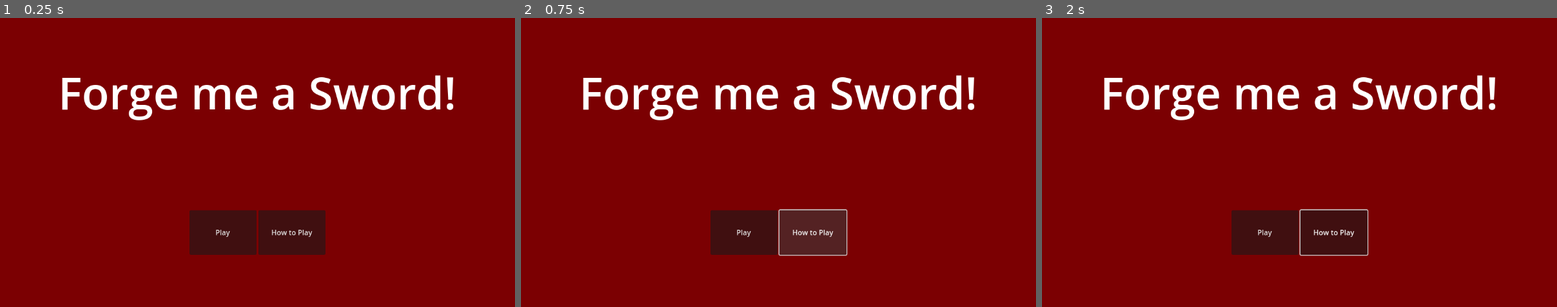
Above: before the commit, frames 1-3 (left to right).
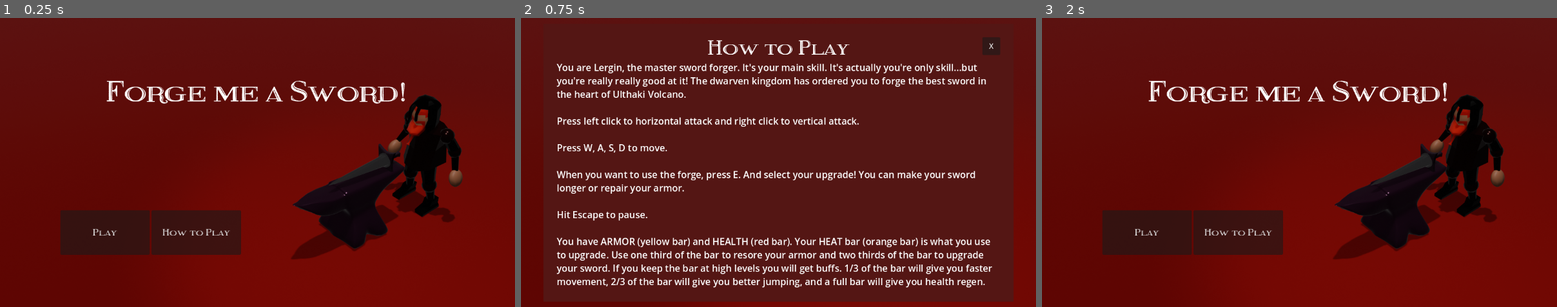
Above: after the commit, the same moments.

Repository: Amandella27/Godot-game-jam-68-forge
Game: Godot game, scene res://Scenes/title_screen.tscn
Two runs of this game, one before a commit and one after it. Both use one fixed random seed, a clock stepped at 60 frames per second and the inputs below. Sound files missing from this copy of the repository are replaced by a short silence.
Inputs (mouse positions are in pixels of both pictures, inside the frame that each line leads up to):
- Up to frame 1 (0.25 s): no input
- Up to frame 2 (0.75 s): click "How to Play" at 0.5 s
- Up to frame 3 (2 s): click (1510, 46) at 1.25 s, where only the run after the commit has a clickable "X"

The runs differ from the first frame. In frame 1, 66% of the frame differs, in the area x 0-100%, y 0-100%; in frame 2, 93%; in frame 3, 66%.

Commit message:
Added title screen image and how to play

Diff:
--- a/Scenes/player.tscn
+++ b/Scenes/player.tscn
@@ -796,16 +796,16 @@
 transform = Transform3D(-1, 0, -8.74228e-08, 0, 1, 0, 8.74228e-08, 0, -1, 0, 0, 0)
 bones/0/rotation = Quaternion(-0.248614, 0.0140236, 0.0294315, 0.968054)
 bones/0/scale = Vector3(1, 1, 1)
-bones/1/position = Vector3(0.0151721, 0.362621, 0.00379025)
+bones/1/position = Vector3(0.0145979, 0.352579, -0.0017458)
 bones/1/rotation = Quaternion(0.286625, -0.0153368, -0.0281841, 0.957505)
-bones/2/rotation = Quaternion(0.056075, -7.554e-05, -0.000686422, 0.998426)
+bones/2/rotation = Quaternion(0.0657104, -8.2163e-05, -0.000685661, 0.997838)
 bones/2/scale = Vector3(1, 1, 1)
-bones/3/rotation = Quaternion(-0.0633599, -0.188993, 0.956843, -0.211467)
+bones/3/rotation = Quaternion(-0.0662102, -0.188511, 0.956698, -0.21168)
 bones/3/scale = Vector3(1, 1, 1)
-bones/4/rotation = Quaternion(0.356038, 0.00703145, 0.0351026, 0.933785)
-bones/6/rotation = Quaternion(0.0817263, -0.0998262, 0.966181, 0.223272)
+bones/4/rotation = Quaternion(0.353955, 0.00703749, 0.0348971, 0.934585)
+bones/6/rotation = Quaternion(0.0843361, -0.0991752, 0.965966, 0.22352)
 bones/6/scale = Vector3(1, 1, 1)
-bones/7/rotation = Quaternion(0.303617, -0.0071706, -0.0299348, 0.952297)
+bones/7/rotation = Quaternion(0.301118, -0.00717664, -0.0296884, 0.953098)
 bones/8/scale = Vector3(1, 1, 1)
 bones/9/rotation = Quaternion(-0.0589997, -0.194581, 0.977326, -0.0590795)
 bones/10/rotation = Quaternion(-0.204241, 0.00415017, -0.0750367, 0.976032)
@@ -813,24 +813,21 @@
 bones/11/scale = Vector3(1, 1, 1)
 bones/12/scale = Vector3(1, 1, 1)
 bones/13/rotation = Quaternion(-0.136175, -0.00420675, 0.0500295, 0.989412)
-bones/13/scale = Vector3(1, 1, 1)
 bones/14/rotation = Quaternion(0.731685, 0.00250492, -0.0255557, 0.681159)
 bones/15/rotation = Quaternion(-0.0168485, 0.563089, 0.825436, -0.0360752)
 bones/15/scale = Vector3(1, 1, 0.999999)
-bones/16/position = Vector3(0.793629, 0.10286, -0.148919)
+bones/16/position = Vector3(0.793629, 0.090461, -0.148919)
 bones/17/rotation = Quaternion(-0.143178, 0.692459, -0.692459, 0.143178)
 bones/18/rotation = Quaternion(-0.0617429, 0.704406, 0.704406, -0.0617429)
-bones/18/scale = Vector3(1, 1, 1)
 bones/19/rotation = Quaternion(0.0434195, 0.621766, 0.78089, 0.041633)
 bones/19/scale = Vector3(1, 1, 1.00001)
-bones/20/position = Vector3(-0.802886, 0.0864408, -0.0350145)
+bones/20/position = Vector3(-0.802886, 0.0740414, -0.0350145)
 bones/20/rotation = Quaternion(0.167142, 0.687069, -0.687069, -0.167142)
 bones/21/rotation = Quaternion(0.143178, 0.692459, -0.692459, -0.143178)
 bones/22/rotation = Quaternion(0.0617429, 0.704406, 0.704406, 0.0617429)
-bones/22/scale = Vector3(1, 1, 1)
 
 [node name="BoneAttachment3D" type="BoneAttachment3D" parent="dwarf/Armature/Skeleton3D" index="1"]
-transform = Transform3D(-0.97233, -0.151518, -0.177809, 0.0370327, -0.851483, 0.523073, -0.230656, 0.502015, 0.833534, -0.802887, 0.086318, -0.0350144)
+transform = Transform3D(-0.973045, -0.150199, -0.174998, 0.038394, -0.853744, 0.519276, -0.227398, 0.498559, 0.836498, -0.802886, 0.0740407, -0.0350145)
 bone_name = "Hand.r"
 bone_idx = 8
 
--- a/Scenes/title_screen.tscn
+++ b/Scenes/title_screen.tscn
@@ -1,6 +1,8 @@
-[gd_scene load_steps=2 format=3 uid="uid://cu5bml37ggq8c"]
+[gd_scene load_steps=4 format=3 uid="uid://cu5bml37ggq8c"]
 
 [ext_resource type="Script" path="res://Scripts/title_screen.gd" id="1_0t8l7"]
+[ext_resource type="Texture2D" uid="uid://drdpqdehmt2ru" path="res://Assets/titleimage.png" id="2_xeqdt"]
+[ext_resource type="FontFile" uid="uid://3v73fhbabj22" path="res://Assets/Fonts/Fine Blackboard.ttf" id="3_qc2e1"]
 
 [node name="TitleScreen" type="Control"]
 layout_mode = 3
@@ -11,14 +13,15 @@
 grow_vertical = 2
 script = ExtResource("1_0t8l7")
 
-[node name="ColorRect" type="ColorRect" parent="."]
+[node name="ColorRect" type="TextureRect" parent="."]
 layout_mode = 1
 anchors_preset = 15
 anchor_right = 1.0
 anchor_bottom = 1.0
 grow_horizontal = 2
 grow_vertical = 2
-color = Color(0.482353, 0, 0.00784314, 1)
+texture = ExtResource("2_xeqdt")
+expand_mode = 3
 
 [node name="MarginContainer" type="MarginContainer" parent="ColorRect"]
 layout_mode = 1
@@ -38,7 +41,8 @@
 [node name="Label" type="Label" parent="ColorRect/MarginContainer/VBoxContainer"]
 layout_mode = 2
 size_flags_vertical = 3
-theme_override_font_sizes/font_size = 100
+theme_override_fonts/font = ExtResource("3_qc2e1")
+theme_override_font_sizes/font_size = 65
 text = "Forge me a Sword!"
 horizontal_alignment = 1
 vertical_alignment = 1
@@ -48,19 +52,99 @@
 size_flags_vertical = 3
 alignment = 1
 
+[node name="HBoxContainer3" type="HBoxContainer" parent="ColorRect/MarginContainer/VBoxContainer/HBoxContainer"]
+layout_mode = 2
+size_flags_horizontal = 3
+size_flags_vertical = 3
+size_flags_stretch_ratio = 0.2
+alignment = 1
+
 [node name="PlayButton" type="Button" parent="ColorRect/MarginContainer/VBoxContainer/HBoxContainer"]
 unique_name_in_owner = true
-custom_minimum_size = Vector2(150, 100)
+custom_minimum_size = Vector2(200, 100)
 layout_mode = 2
 size_flags_vertical = 4
+theme_override_fonts/font = ExtResource("3_qc2e1")
+theme_override_font_sizes/font_size = 22
 text = "Play"
 
 [node name="HowToPlayButton" type="Button" parent="ColorRect/MarginContainer/VBoxContainer/HBoxContainer"]
 unique_name_in_owner = true
-custom_minimum_size = Vector2(150, 100)
+custom_minimum_size = Vector2(200, 100)
 layout_mode = 2
 size_flags_vertical = 4
+theme_override_fonts/font = ExtResource("3_qc2e1")
+theme_override_font_sizes/font_size = 22
 text = "How to Play"
+
+[node name="HBoxContainer2" type="HBoxContainer" parent="ColorRect/MarginContainer/VBoxContainer/HBoxContainer"]
+layout_mode = 2
+size_flags_horizontal = 3
+size_flags_vertical = 3
+alignment = 1
+
+[node name="How to Play" type="MarginContainer" parent="."]
+unique_name_in_owner = true
+visible = false
+layout_mode = 1
+anchors_preset = 15
+anchor_right = 1.0
+anchor_bottom = 1.0
+grow_horizontal = 2
+grow_vertical = 2
+mouse_filter = 2
+theme_override_constants/margin_left = 50
+theme_override_constants/margin_top = 50
+theme_override_constants/margin_right = 50
+theme_override_constants/margin_bottom = 50
+
+[node name="ColorRect" type="ColorRect" parent="How to Play"]
+layout_mode = 2
+mouse_filter = 2
+color = Color(0.329412, 0.0862745, 0.0784314, 1)
+
+[node name="MarginContainer" type="MarginContainer" parent="How to Play"]
+layout_mode = 2
+mouse_filter = 2
+theme_override_constants/margin_left = 30
+theme_override_constants/margin_top = 30
+theme_override_constants/margin_right = 30
+theme_override_constants/margin_bottom = 30
+
+[node name="X How to Play" type="Button" parent="How to Play/MarginContainer"]
+custom_minimum_size = Vector2(40, 40)
+layout_mode = 2
+size_flags_horizontal = 8
+size_flags_vertical = 0
+text = "X"
+
+[node name="VBoxContainer" type="VBoxContainer" parent="How to Play/MarginContainer"]
+layout_mode = 2
+mouse_filter = 2
+
+[node name="Label" type="Label" parent="How to Play/MarginContainer/VBoxContainer"]
+layout_mode = 2
+theme_override_fonts/font = ExtResource("3_qc2e1")
+theme_override_font_sizes/font_size = 46
+text = "How to Play"
+horizontal_alignment = 1
+
+[node name="RichTextLabel" type="RichTextLabel" parent="How to Play/MarginContainer/VBoxContainer"]
+layout_mode = 2
+theme_override_font_sizes/normal_font_size = 21
+text = "You are Lergin, the master sword forger. It's your main skill. It's actually you're only skill...but you're really really good at it! The dwarven kingdom has ordered you to forge the best sword in the heart of Ulthaki Volcano.
+
+Press left click to horizontal attack and right click to vertical attack.
+
+Press W, A, S, D to move.
+
+When you want to use the forge, press E. And select your upgrade! You can make your sword longer or repair your armor.
+
+Hit Escape to pause.
+
+You have ARMOR (yellow bar) and HEALTH (red bar). Your HEAT bar (orange bar) is what you use to upgrade. Use one third of the bar to resore your armor and two thirds of the bar to upgrade your sword. If you keep the bar at high levels you will get buffs. 1/3 of the bar will give you faster movement, 2/3 of the bar will give you better jumping, and a full bar will give you health regen."
+fit_content = true
 
 [connection signal="pressed" from="ColorRect/MarginContainer/VBoxContainer/HBoxContainer/PlayButton" to="." method="_on_play_button_pressed"]
 [connection signal="pressed" from="ColorRect/MarginContainer/VBoxContainer/HBoxContainer/HowToPlayButton" to="." method="_on_how_to_play_button_pressed"]
+[connection signal="pressed" from="How to Play/MarginContainer/X How to Play" to="." method="_on_x_how_to_play_pressed"]
--- a/Scripts/title_screen.gd
+++ b/Scripts/title_screen.gd
@@ -1,6 +1,6 @@
 extends Control
 
-
+@onready var how_to_play = %"How to Play"
 
 
 func _on_play_button_pressed():
@@ -8,4 +8,8 @@
 
 
 func _on_how_to_play_button_pressed():
-	pass # Replace with function body.
+	how_to_play.visible = true
+
+
+func _on_x_how_to_play_pressed():
+	how_to_play.visible = false
Binary file added: Assets/titleimage.png
Not shown, added: Assets/titleimage.png.import
